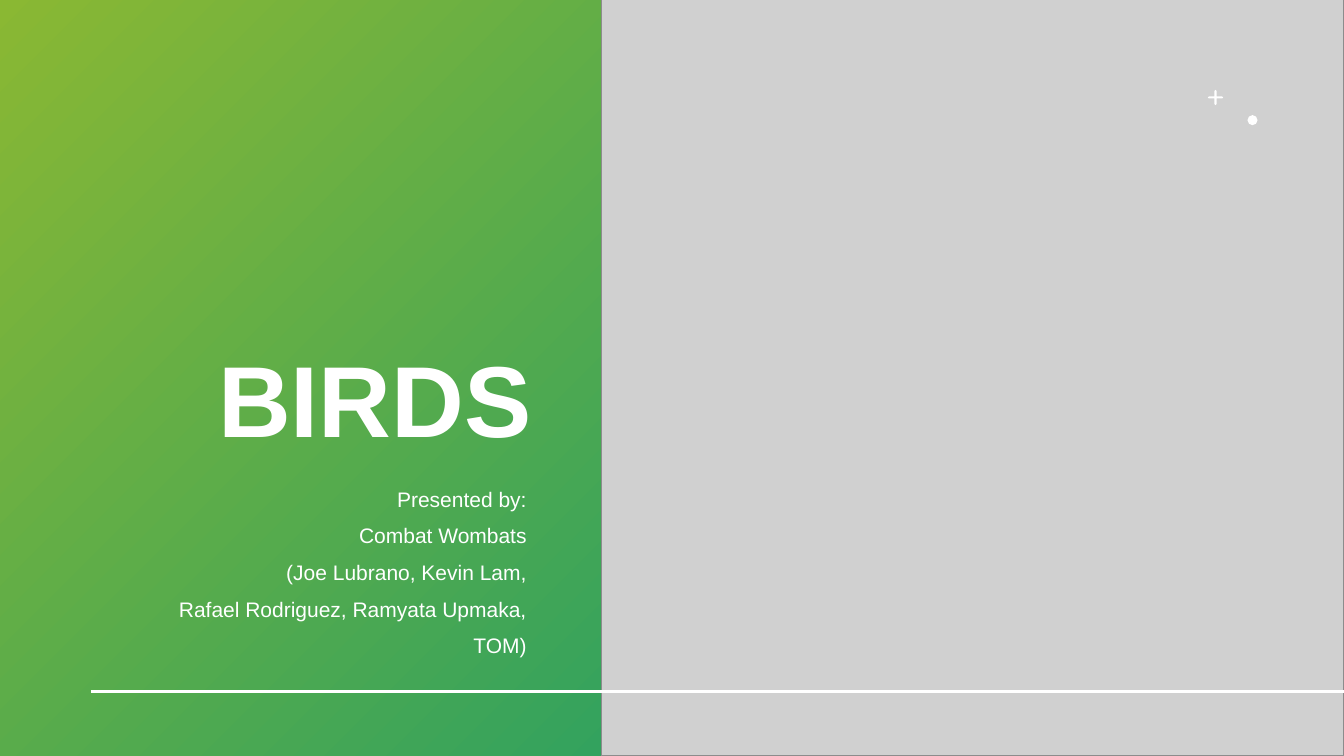
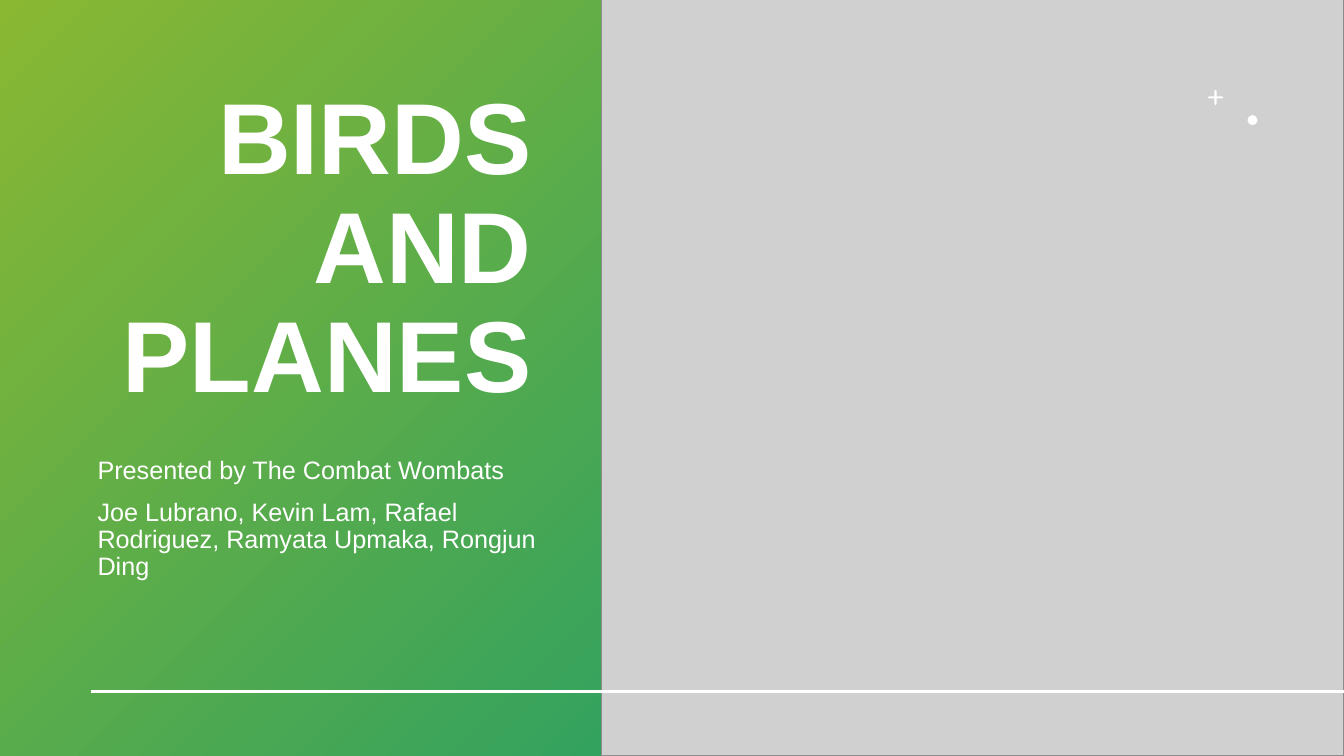
Before and after one commit to kplam624/Birds-Plane-Incident-Analysis, a slide deck: slide 1 of Project-1_CombatWombats.pptx. Drawn at 1344x756 pixels with LibreOffice and Linux fonts; fonts in the diff are those of the drawing; grey boxes stand for pictures. Boxes give left, top, right and bottom in pixels: in the first picture for what was removed or moved away, otherwise in the second. Text is boxed around its words. In the diff, an @@ line names an element or a change of style, - is before the commit and + after.

```diff
--- a/Project-1_CombatWombats.pptx
+++ b/Project-1_CombatWombats.pptx
@@ title at <box>123,103,531,393</box>: text changed @@
-BIRDS
+BIRDS AND PLANES
@@ subtitle at <box>98,460,536,580</box>: text changed; size 15 to 18 pt @@
-Presented by:
-Combat Wombats
-(Joe Lubrano, Kevin Lam,
-Rafael Rodriguez, Ramyata Upmaka,
-TOM)
+Presented by The Combat Wombats
+Joe Lubrano, Kevin Lam, Rafael Rodriguez, Ramyata Upmaka, Rongjun Ding
```
Also in this commit, not shown: 10 other slides changed, 9 slides added, 3 slides removed.
